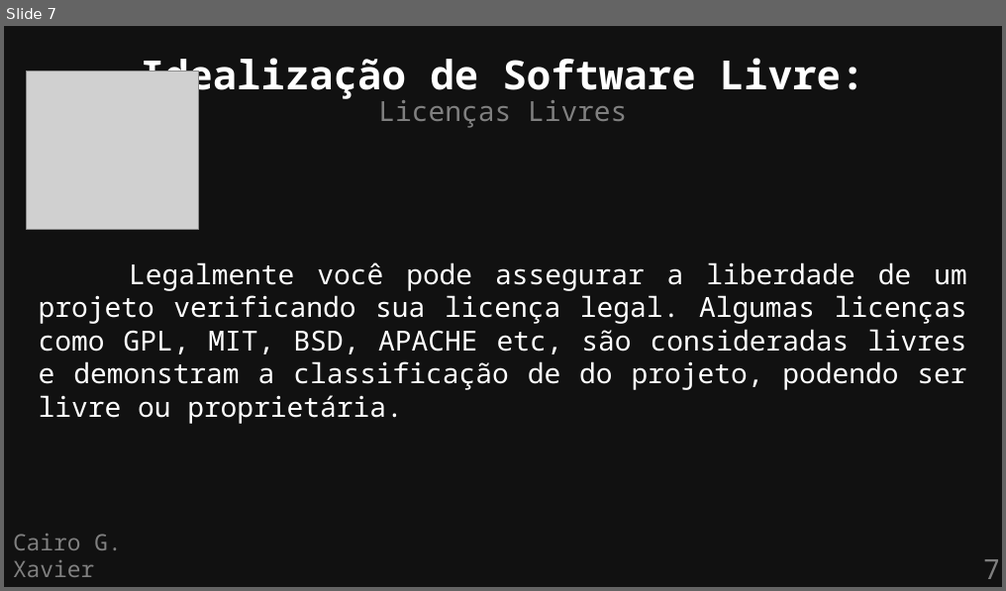
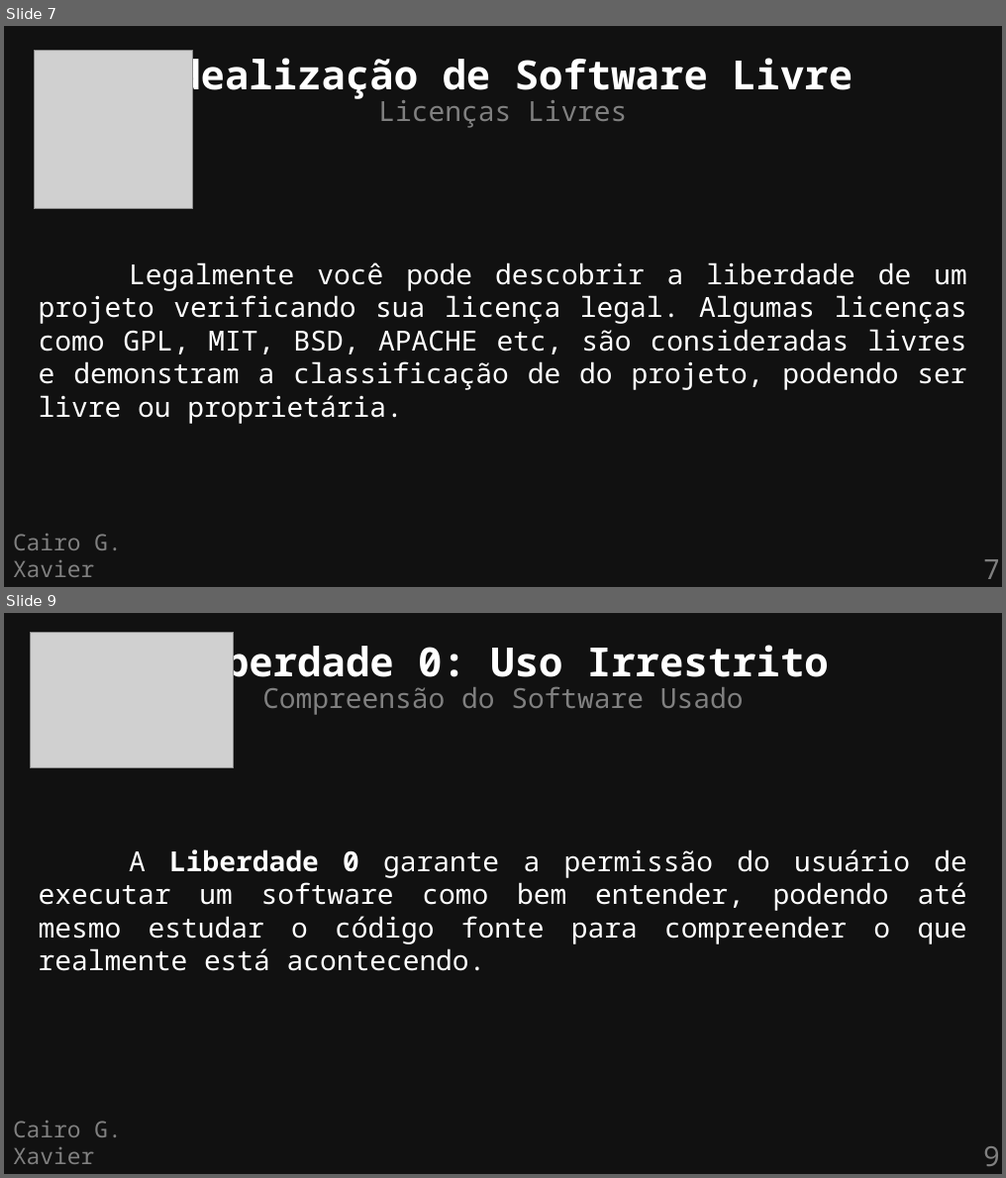
Before and after one commit to cairoGarcia/flisol-2026-ufmg, a slide deck: slides/definicao.odp. Shown one above the other, each under a label of ours: slide 7 before the commit, slides 7 and 9 after it; the slides between them are not shown. The pictures are 1006x591 and 1006x1178 pixels, drawn with LibreOffice and Linux fonts; fonts in the diff are those of the drawing; grey boxes stand for pictures. Boxes give left, top, right and bottom in pixels: in the first picture for what was removed or moved away, otherwise in the second. Text is boxed around its words. In the diff, an @@ line names an element or a change of style, - is before the commit and + after.

Commit message:
definicao: New slides; images: Updated images

```diff
--- a/slides/definicao.odp
+++ b/slides/definicao.odp
@@ slide 9 added at [4,613,1002,1174], background #111111 @@
@@ picture added at [31,632,234,767] @@
@@ text added at [176,639,829,687], 32 pt, text #FFFFFF, bold @@
+Liberdade 0: Uso Irrestrito
@@ text added at [262,687,744,715], 22 pt, text #808080 @@
+Compreensão do Software Usado
@@ text added at [39,850,967,971], 22 pt, text #FFFFFF @@
+A Liberdade 0 garante a permissão do usuário de executar um software como bem entender, podendo até mesmo estudar o código fonte para compreender o que realmente está acontecendo.
@@ text added at [13,1121,121,1164], 18 pt, text #808080 @@
+Cairo G. Xavier
@@ page number added at [983,1147,1000,1166], 22 pt, text #808080 @@
+9
@@ slide 7 changed as well @@
@@ picture: place and size @@
-picture at [27,71,199,230]
+picture at [34,51,192,209]
@@ text at [152,52,852,100]: text changed @@
-Idealização de Software Livre:
+Idealização de Software Livre
@@ text at [39,263,967,424]: text changed @@
-Legalmente você pode assegurar a liberdade de um projeto verificando sua licença legal. Algumas licenças como GPL, MIT, BSD, APACHE etc, são consideradas livres e demonstram a classificação de do projeto, podendo ser livre ou proprietária.
+Legalmente você pode descobrir a liberdade de um projeto verificando sua licença legal. Algumas licenças como GPL, MIT, BSD, APACHE etc, são consideradas livres e demonstram a classificação de do projeto, podendo ser livre ou proprietária.
```
Also in this commit, not shown: 6 other slides changed, 6 other slides added, 5 other files.
